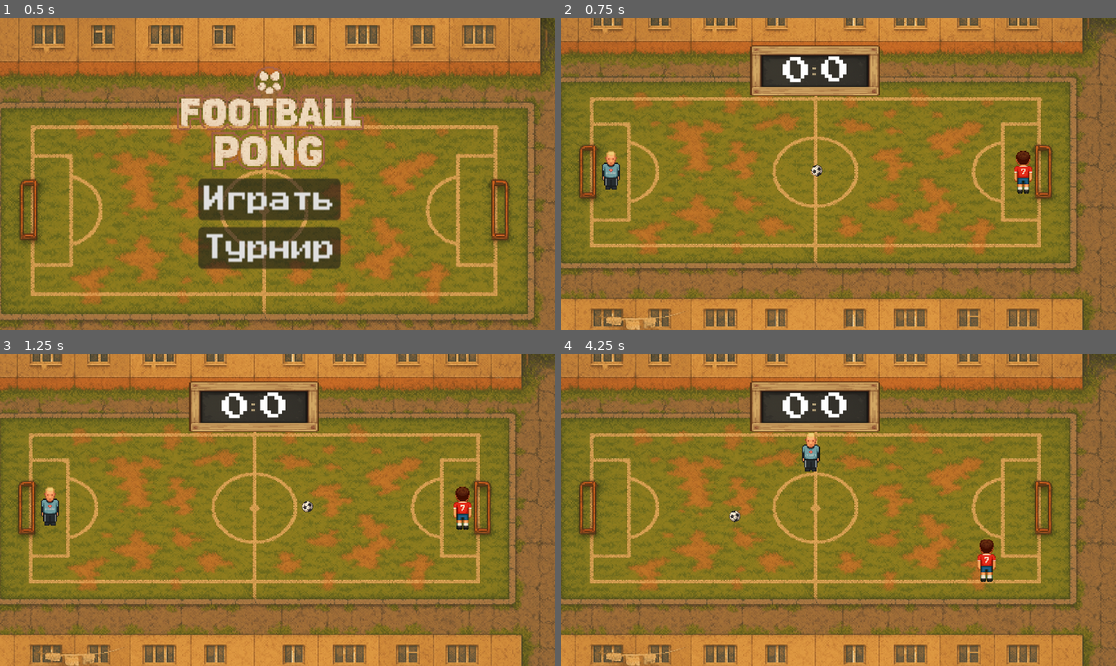
Above: before the commit, frames 1-4 (two rows, left to right).
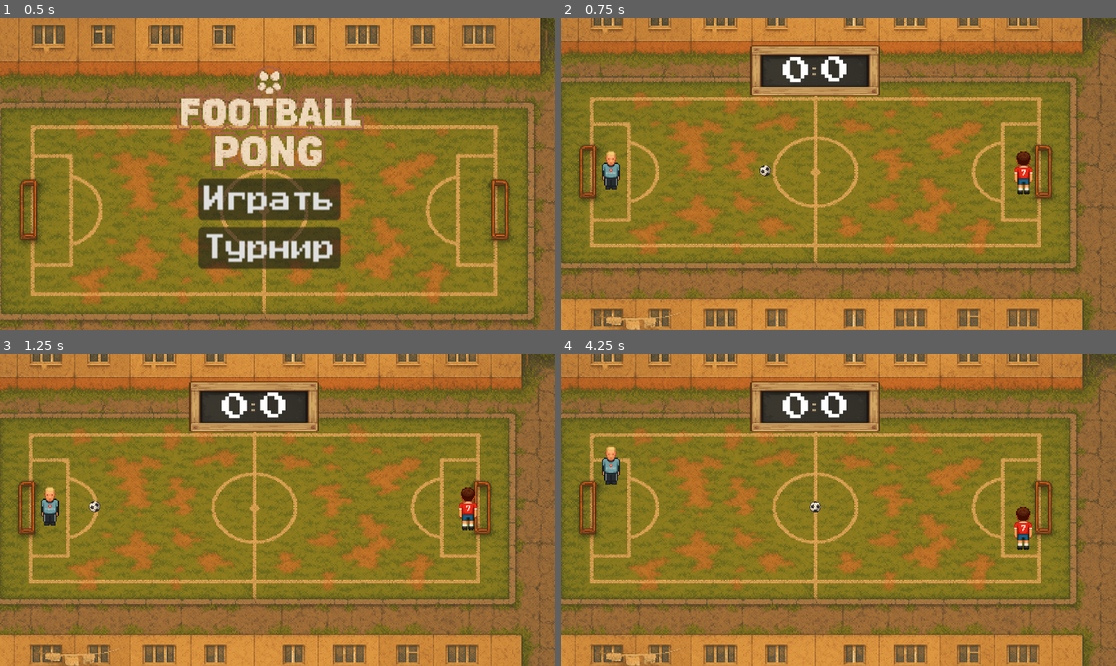
Above: after the commit, the same moments.

Repository: supervi5w4/footballpong
Game: Godot game, scene res://scenes/menu.tscn
Same seed, same stepped clock (60 frames per second), same inputs: the game is played once before the commit and once after it.
Inputs:
- Up to frame 1 (0.5 s): no input
- Up to frame 2 (0.75 s): click "Играть" at 0.5 s
- Up to frame 3 (1.25 s): no input
- Up to frame 4 (4.25 s): hold Right (ui_right) 1.28-2.03 s; hold Down (ui_down) 2.03-2.78 s; hold Right (ui_right) 2.78-3.53 s; hold Up (ui_up) from 3.53 s (still down)

Frame 1 is identical in both runs. In frame 2, 0.3% of the frame differs, in the area x 35-85%, y 42-57%; in frame 3, 0.6%; in frame 4, 1.4%, in the area x 7-85%, y 25-74%.
Error after the commit: Parse Error: Used space character for indentation instead of tab as used before in the file. (res://score_manager.gd:137)

Commit message:
feat: tweak match simulation with strength difference

Diff:
--- a/score_manager.gd
+++ b/score_manager.gd
@@ -137,20 +137,28 @@
 	var ga: int = _random_goals(rng)
 
 	# корректировка по силе
-	var sh: float = float(get_team_dict(home).get("strength", 1.0))
-	var sa: float = float(get_team_dict(away).get("strength", 1.0))
-	if abs(sh - sa) >= 0.05 and rng.randf() < 0.5:
-		if sh > sa:
-			gh += 1
-		else:
-			ga += 1
+        var sh: float = float(get_team_dict(home).get("strength", 1.0))
+        var sa: float = float(get_team_dict(away).get("strength", 1.0))
 
-	# 25 % — ничья
-	if rng.randf() < 0.25:
-		ga = gh
-	# 10 % — бонус хозяевам
-	elif rng.randf() < 0.10:
-		gh += 1
+        # корректировка по относительной силе (можно добавить несколько голов)
+        var diff := sh - sa
+        var abs_diff := abs(diff)
+        if abs_diff > 0.0 and rng.randf() < abs_diff:
+                var extra := rng.randi_range(1, int(abs_diff * 3.0) + 1)
+                if diff > 0:
+                        gh += extra
+                else:
+                        ga += extra
+
+        # шанс ничьей уменьшается при большей разнице силы
+        var draw_chance := clamp(0.25 - abs_diff * 0.15, 0.05, 0.25)
+        if rng.randf() < draw_chance:
+                ga = gh
+        else:
+                # бонус хозяев зависит от относительной силы
+                var home_bonus_chance := clamp(0.10 + diff * 0.1, 0.0, 0.5)
+                if rng.randf() < home_bonus_chance:
+                        gh += 1
 
 	m["score"] = "%d:%d" % [gh, ga]
 	m["played"] = true
